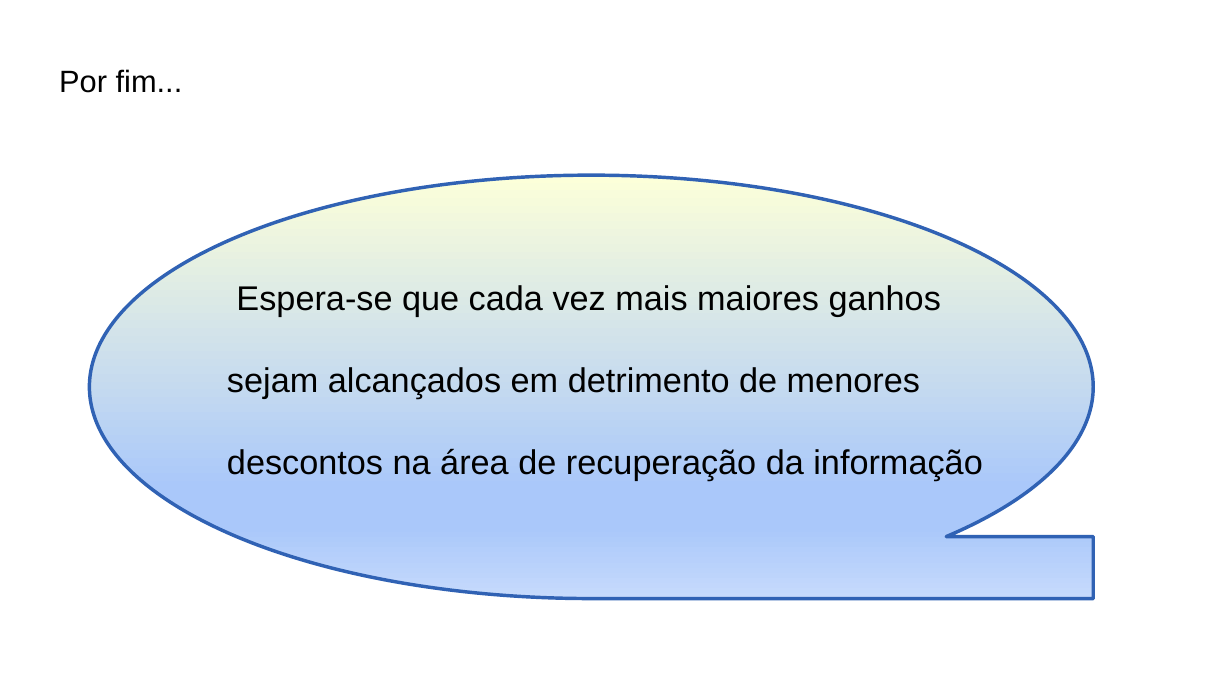
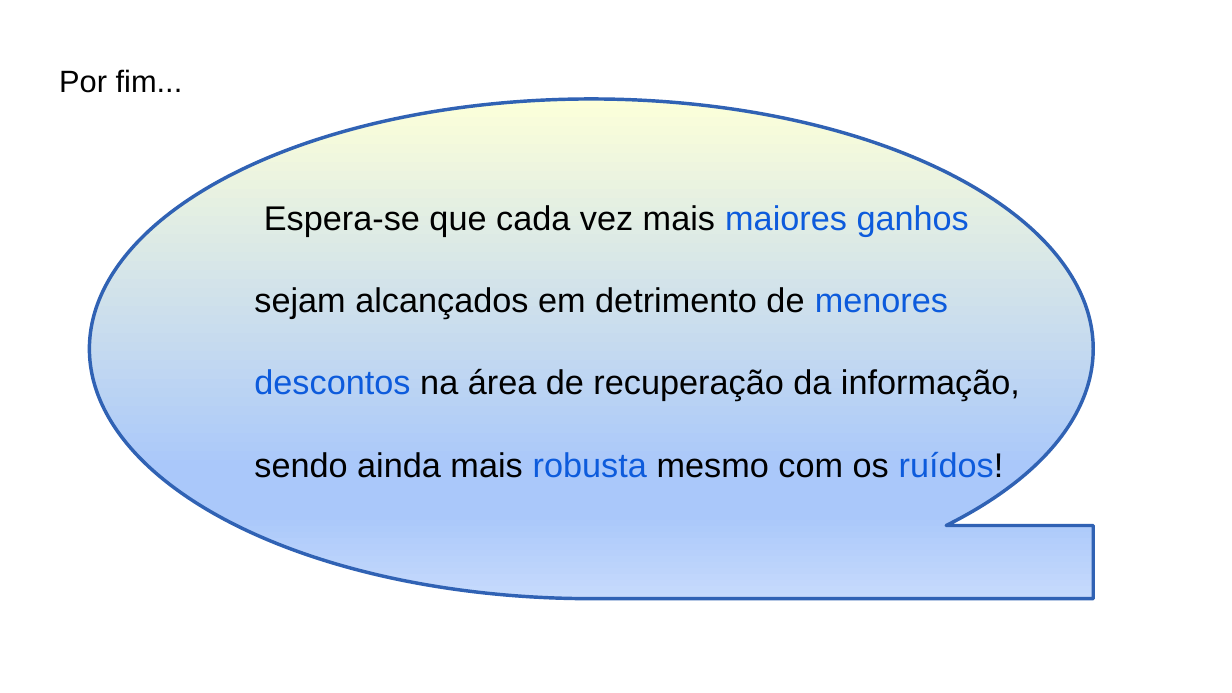
Before and after one commit to leonardo3108/robustez-query, a slide deck: slide 13 of docs/presentations/Apresentação final - 20211209.pptx. Drawn at 1232x693 pixels with LibreOffice and Linux fonts; fonts in the diff are those of the drawing. Boxes give left, top, right and bottom in pixels: in the first picture for what was removed or moved away, otherwise in the second. Text is boxed around its words. In the diff, an @@ line names an element or a change of style, - is before the commit and + after.

```diff
--- a/docs/presentations/Apresentação final - 20211209.pptx
+++ b/docs/presentations/Apresentação final - 20211209.pptx
@@ flow chart magnetic tape: place and size @@
-flow chart magnetic tape at box(90, 175, 1094, 599)
+flow chart magnetic tape at box(90, 99, 1094, 599)
@@ text at box(254, 205, 1020, 478): text changed @@
-Espera-se que cada vez mais maiores ganhos sejam alcançados em detrimento de menores descontos na área de recuperação da informação
+Espera-se que cada vez mais maiores ganhos sejam alcançados em detrimento de menores descontos na área de recuperação da informação,
+sendo ainda mais robusta mesmo com os ruídos!
```
Also in this commit, not shown: 3 other slides changed, 2 other files.
